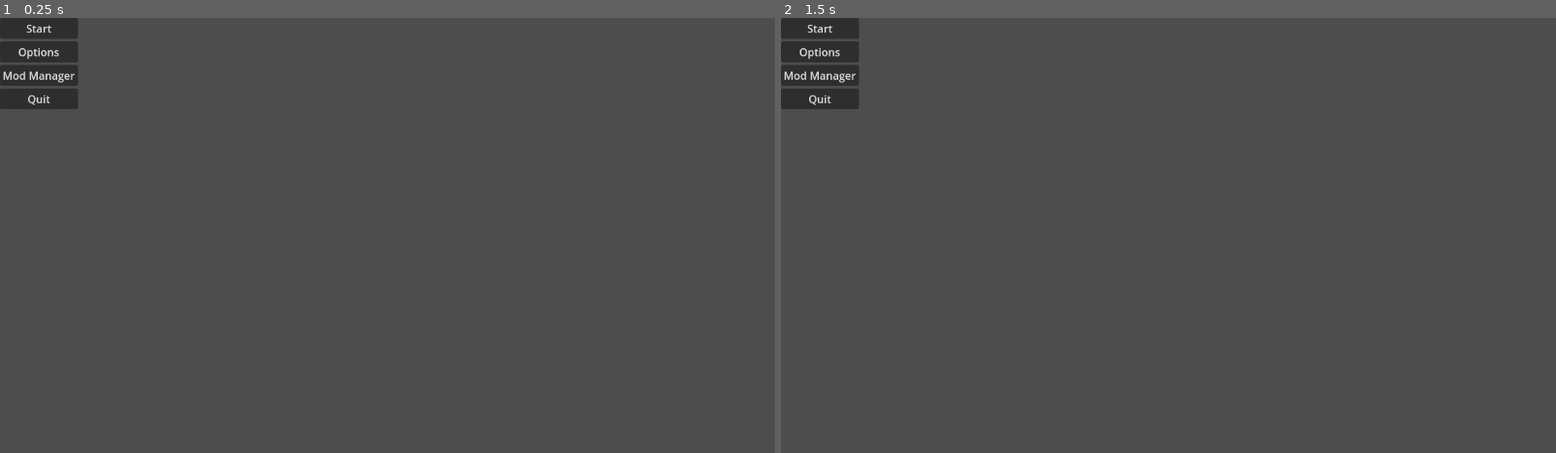
Above: before the commit, frames 1-2 (left to right).
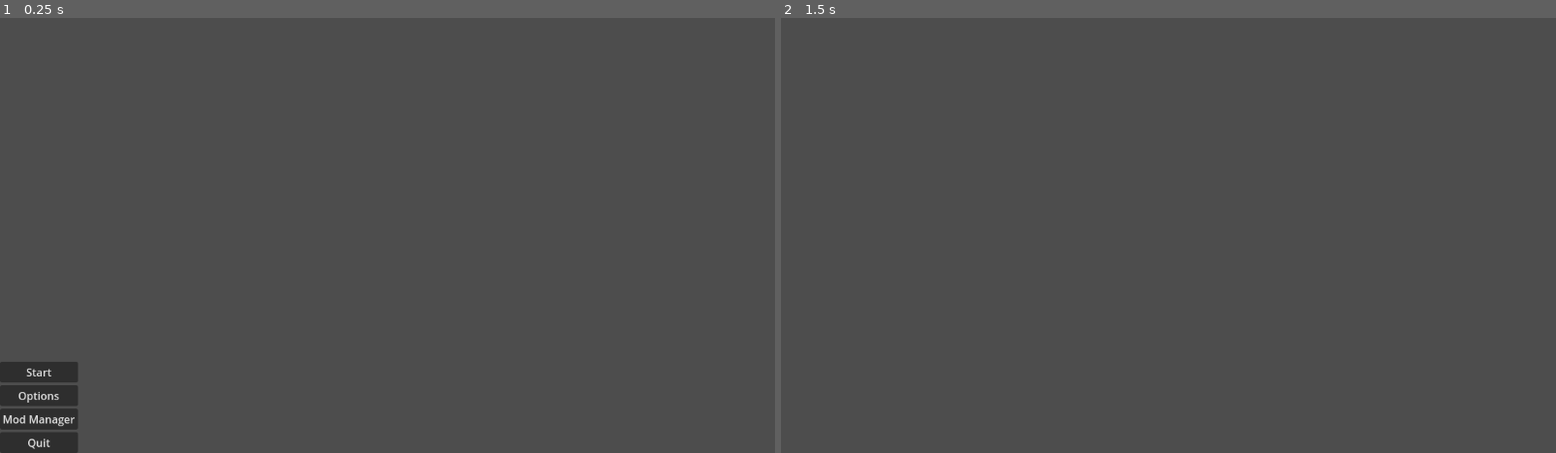
Above: after the commit, the same moments.

Repository: raienelliston/2d-Fighting-Game
Game: Godot game, scene res://scenes/Menu.tscn
The game is run twice, just before and just after one commit, with the same random seed, the same clock (stepped at 60 frames per second) and the same inputs.
Inputs (mouse positions are in pixels of both pictures, inside the frame that each line leads up to):
- Up to frame 1 (0.25 s): no input
- Up to frame 2 (1.5 s): click "Start" at 0.5 s; click (819, 26) at 1.25 s, where only the run before the commit has a clickable "Start"

The runs differ from the first frame. In frame 1, 3.6% of the frame differs, in the area x 0-11%, y 0-100%; in frame 2, 1.8%.

Commit message:
options menu and sprite sheet stuff

Diff:
--- a/Game/Menu.gd
+++ b/Game/Menu.gd
@@ -12,11 +12,11 @@
 
 
 func _on_start_button_pressed():
-	get_tree().change_scene_to_file("res://scenes/Main.tscn")
-
+	get_tree().change_scene_to_file("res://scenes/Dev_Level.tscn")
 
 func _on_options_button_pressed():
 	get_tree().change_scene_to_file("res://scenes/Options_Menu.tscn")
 
 func _on_quit_button_pressed():
 	get_tree().quit()
+	set_process(false)
--- /dev/null
+++ b/Game/assets/character/test_character_2d.tscn
@@ -0,0 +1,10 @@
+[gd_scene load_steps=2 format=3 uid="uid://bae4vswwevc1p"]
+
+[ext_resource type="Texture2D" uid="uid://bfnml8wylh6e3" path="res://assets/character/Test_Character.png" id="1_epkef"]
+
+[node name="CharacterBody2D" type="CharacterBody2D"]
+position = Vector2(2, 3)
+
+[node name="TestCharacter" type="Sprite2D" parent="."]
+position = Vector2(119, -1723)
+texture = ExtResource("1_epkef")
--- a/Game/scenes/Menu.tscn
+++ b/Game/scenes/Menu.tscn
@@ -13,15 +13,20 @@
 script = ExtResource("1_mfe48")
 
 [node name="MarginContainer" type="MarginContainer" parent="."]
-layout_mode = 0
-offset_right = 116.0
-offset_bottom = 136.0
+layout_mode = 1
+anchors_preset = 15
+anchor_right = 1.0
+anchor_bottom = 1.0
+grow_horizontal = 2
+grow_vertical = 2
 
 [node name="HBoxContainer" type="HBoxContainer" parent="MarginContainer"]
 layout_mode = 2
+size_flags_horizontal = 0
 
 [node name="VBoxContainer" type="VBoxContainer" parent="MarginContainer/HBoxContainer"]
 layout_mode = 2
+size_flags_vertical = 8
 
 [node name="StartButton" type="Button" parent="MarginContainer/HBoxContainer/VBoxContainer"]
 layout_mode = 2
@@ -39,7 +44,8 @@
 layout_mode = 2
 text = "Quit"
 
-[node name="Control" parent="." instance=ExtResource("2_t05x1")]
+[node name="Options_Menu" parent="." instance=ExtResource("2_t05x1")]
+visible = false
 layout_mode = 1
 
 [connection signal="pressed" from="MarginContainer/HBoxContainer/VBoxContainer/StartButton" to="." method="_on_start_button_pressed"]
--- /dev/null
+++ b/Game/scenes/Options_Menu.gd
@@ -0,0 +1,14 @@
+extends Control
+
+
+# Called when the node enters the scene tree for the first time.
+func _ready():
+	pass # Replace with function body.
+
+
+# Called every frame. 'delta' is the elapsed time since the previous frame.
+func _process(delta):
+	pass
+
+func _on_exit_button_pressed():
+	get_tree().change_scene_to_file("res://scenes/Menu.tscn")
--- a/Game/scenes/Options_Menu.tscn
+++ b/Game/scenes/Options_Menu.tscn
@@ -1,9 +1,34 @@
-[gd_scene format=3 uid="uid://cyle1bi68562j"]
+[gd_scene load_steps=2 format=3 uid="uid://cyle1bi68562j"]
 
-[node name="Control" type="Control"]
+[ext_resource type="Script" path="res://scenes/Options_Menu.gd" id="1_okx7s"]
+
+[node name="Options_Menu" type="Control"]
 layout_mode = 3
 anchors_preset = 15
 anchor_right = 1.0
 anchor_bottom = 1.0
 grow_horizontal = 2
 grow_vertical = 2
+script = ExtResource("1_okx7s")
+
+[node name="MarginContainer" type="MarginContainer" parent="."]
+layout_mode = 1
+anchors_preset = 15
+anchor_right = 1.0
+anchor_bottom = 1.0
+grow_horizontal = 2
+grow_vertical = 2
+
+[node name="VBoxContainer" type="VBoxContainer" parent="MarginContainer"]
+layout_mode = 2
+size_flags_horizontal = 4
+
+[node name="Label" type="Label" parent="MarginContainer/VBoxContainer"]
+layout_mode = 2
+text = "Settings"
+
+[node name="ExitButton" type="Button" parent="MarginContainer/VBoxContainer"]
+layout_mode = 2
+text = "Exit"
+
+[connection signal="pressed" from="MarginContainer/VBoxContainer/ExitButton" to="." method="_on_exit_button_pressed"]
Binary file added: Game/assets/character/Test_Character.png
Not shown, added: Game/assets/character/Test_Character.png.import
Renamed: Game/scenes/Main.tscn -> Game/scenes/Dev_Level.tscn
Not shown, changed: README.md
